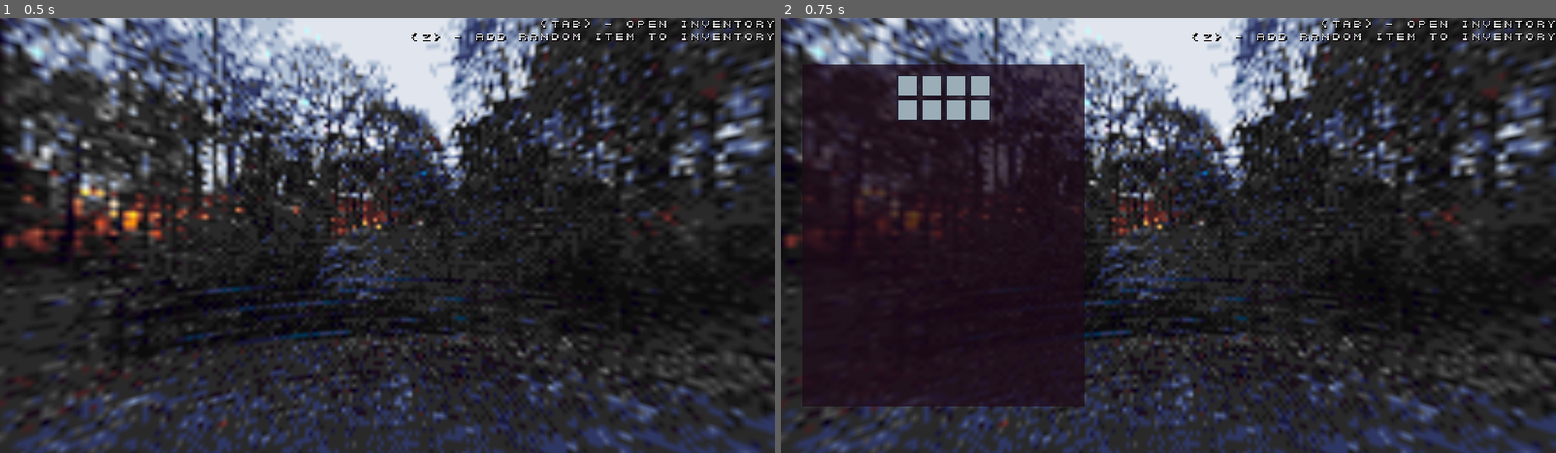
Above: before the commit, frames 1-2 (left to right).
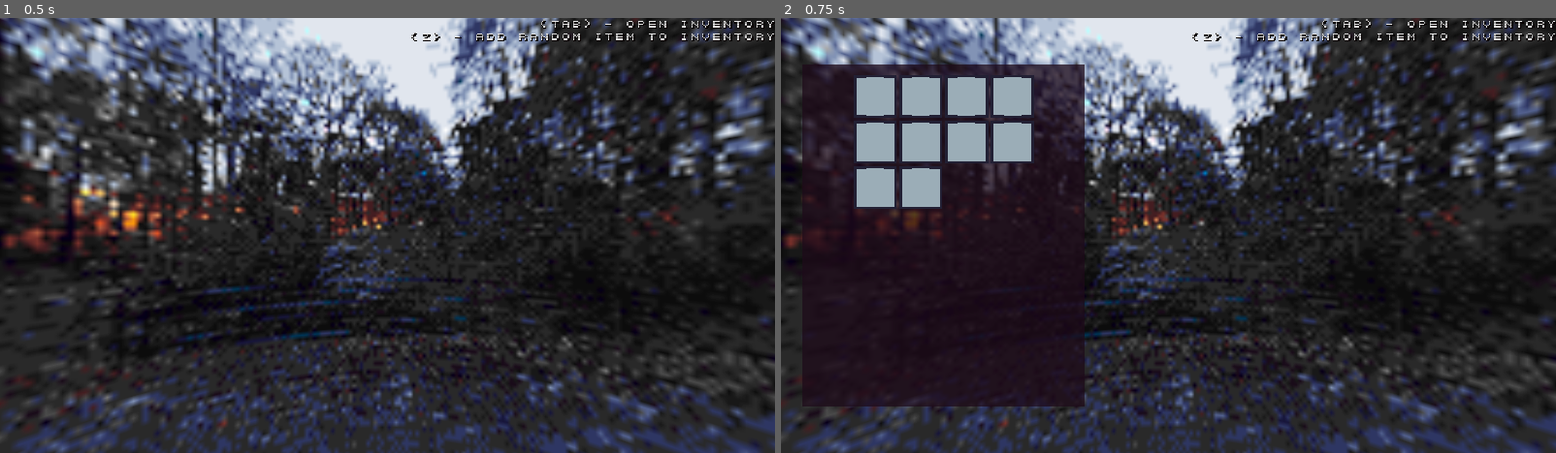
Above: after the commit, the same moments.

Repository: asciislvt/musical-sniffle
Game: Godot game, scene res://main.tscn
The game is run twice, just before and just after one commit, with the same random seed, the same clock (stepped at 60 frames per second) and the same inputs.
Inputs:
- Up to frame 1 (0.5 s): no input
- Up to frame 2 (0.75 s): tap Enter at 0.5 s; tap Tab (tab) at 0.6 s

Frame 1 is identical in both runs. In frame 2, 4.1% of the frame differs, in the area x 9-33%, y 13-44%.

Commit message:
watching bobs burgers rn

Diff:
--- a/inventory/InventorySlot.tscn
+++ b/inventory/InventorySlot.tscn
@@ -4,13 +4,13 @@
 [ext_resource type="Texture2D" uid="uid://b7ikv1vux05e7" path="res://assets/slot.png" id="2_7wnod"]
 
 [node name="InventorySlot" type="Control"]
-custom_minimum_size = Vector2(32, 32)
+custom_minimum_size = Vector2(64, 64)
 layout_mode = 3
 anchors_preset = 0
 script = ExtResource("1_nsk0a")
 
 [node name="TextureRect" type="TextureRect" parent="."]
-custom_minimum_size = Vector2(32, 32)
+custom_minimum_size = Vector2(64, 64)
 layout_mode = 0
 texture = ExtResource("2_7wnod")
 expand_mode = 1
@@ -20,4 +20,4 @@
 layout_mode = 0
 offset_right = 40.0
 offset_bottom = 40.0
-color = Color(0, 0, 0, 0)
+color = Color(1, 0, 0, 0)
--- a/inventory/InventoryUI.tscn
+++ b/inventory/InventoryUI.tscn
@@ -1,7 +1,7 @@
 [gd_scene load_steps=3 format=3 uid="uid://bngxmdc1eoili"]
 
 [ext_resource type="Script" uid="uid://dxwywhe423ull" path="res://inventory/inventory_ui.gd" id="1_dsn3v"]
-[ext_resource type="PackedScene" uid="uid://b5krs3xppiplw" path="res://inventory/InventoryGrid.tscn" id="2_xlonu"]
+[ext_resource type="PackedScene" uid="uid://b5krs3xppiplw" path="res://inventory/Grid.tscn" id="2_xlonu"]
 
 [node name="InventorUI" type="Control" node_paths=PackedStringArray("hbox")]
 layout_mode = 3
--- /dev/null
+++ b/inventory/grid_item_data.gd
@@ -0,0 +1,2 @@
+extends Resource
+class_name GridItemData
--- a/inventory/inventory.gd
+++ b/inventory/inventory.gd
@@ -6,6 +6,7 @@
 func _ready() -> void:
 	if !data:
 		print_debug("no inventory data!")
+	data.init_inv()
 	Global.inv_player_data_requested.connect(self._on_data_requested)
 
 func _on_data_requested(_requester: InventoryGrid) -> void:
--- a/inventory/inventory_data.gd
+++ b/inventory/inventory_data.gd
@@ -3,10 +3,22 @@
 
 @export var max_slots: int = 8
 @export var grid_width: int = 4
+var _grid_positions: Array[Vector2i] = []
 var _item_array: Array[ItemData] = []
 
 func get_grid_width() -> int:
 	return grid_width
 
-func _init() -> void:
+func add_item(_data: ItemData) -> void:
 	pass
+
+func init_inv() -> void:
+	if _item_array.is_empty():
+		for i in max_slots:
+			var _x = i % grid_width
+			var _y = i / grid_width
+			var _pos = Vector2i(_x, _y)
+			_grid_positions.append(_pos)
+
+			var _debug_string = "New slot created! Position: ({0}, {1})"
+			print_debug(_debug_string.format([_x, _y]))
--- a/inventory/inventory_grid.gd
+++ b/inventory/inventory_grid.gd
@@ -31,8 +31,8 @@
 		_grid_container.add_child(_slot)
 		_slot_array.append(_slot)
 
-		var _debug_string = "New slot created! Position: ({0}, {1})"
-		print_debug(_debug_string.format([_x, _y]))
+		# var _debug_string = "New slot created! Position: ({0}, {1})"
+		# print_debug(_debug_string.format([_x, _y]))
 
 func _clear_grid() -> void:
 	for _child in _grid_container.get_children():
--- a/inventory/item_data.gd
+++ b/inventory/item_data.gd
@@ -4,5 +4,4 @@
 @export var name: String
 @export var desc: String
 @export var icon: Texture2D
-
-var grid_shape: Array[Vector2i] = [Vector2i.ZERO]
+@export var shape_offset: Array[Vector2i] = [Vector2i.ZERO]
--- a/resources/inv_data.tres
+++ b/resources/inv_data.tres
@@ -5,6 +5,6 @@
 [resource]
 resource_local_to_scene = true
 script = ExtResource("1_ty5iy")
-max_slots = 8
+max_slots = 10
 grid_width = 4
 metadata/_custom_type_script = "uid://cnll8icpao26k"
--- /dev/null
+++ b/resources/test_item.tres
@@ -0,0 +1,14 @@
+[gd_resource type="Resource" script_class="ItemData" load_steps=3 format=3 uid="uid://bv7gc3n4d5f2f"]
+
+[ext_resource type="Script" uid="uid://dtgtgnaulapfv" path="res://inventory/item_data.gd" id="1_pdhpq"]
+
+[sub_resource type="PlaceholderTexture2D" id="PlaceholderTexture2D_pdhpq"]
+size = Vector2(64, 64)
+
+[resource]
+script = ExtResource("1_pdhpq")
+name = "poop"
+desc = "pee"
+icon = SubResource("PlaceholderTexture2D_pdhpq")
+shape_offset = Array[Vector2i]([Vector2i(0, 0)])
+metadata/_custom_type_script = "uid://dtgtgnaulapfv"
Not shown: 2 places in inventory/Grid.tscn that only renumber resources
Not shown, added: inventory/grid_item_data.gd.uid
